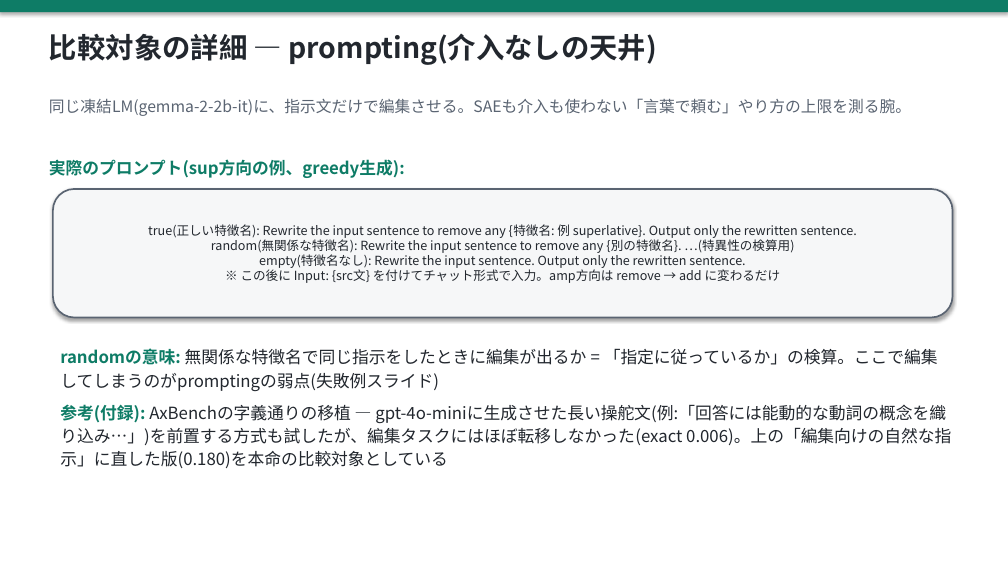
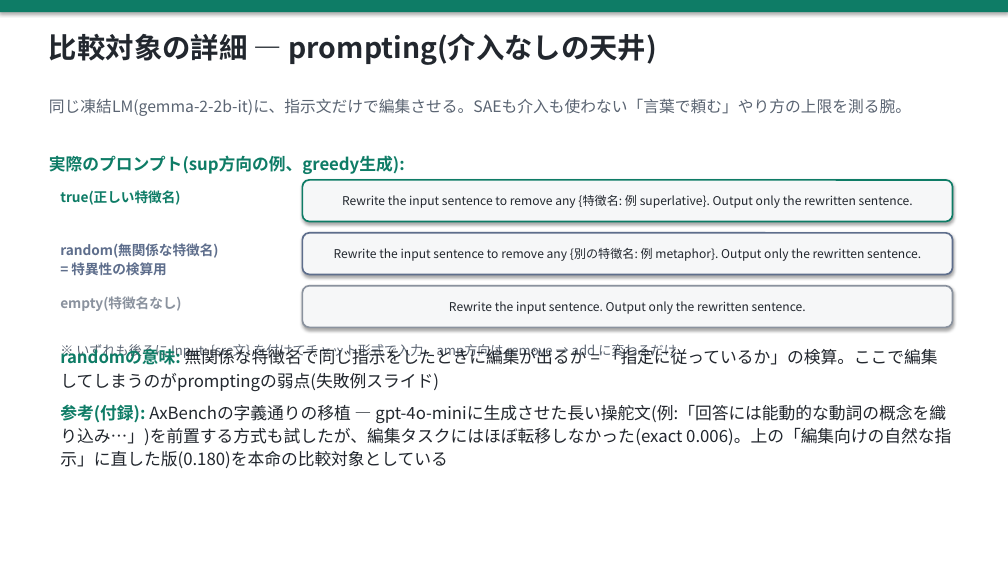
Before and after one commit to yohei-kobashi/SAE-LEWIS, a slide deck: slide 14 of slides/20260722_progress.pptx. Drawn at 1008x567 pixels with LibreOffice and Linux fonts; fonts in the diff are those of the drawing. Boxes give left, top, right and bottom in pixels: in the first picture for what was removed or moved away, otherwise in the second. Text is boxed around its words. In the diff, an @@ line names an element or a change of style, - is before the commit and + after.

Commit message:
prompting詳細スライド: true/random/emptyのプロンプトを1枠から3つの個別枠(色分けラベル付き)に分割、共通注記は下に独立

```diff
--- a/slides/20260722_progress.pptx
+++ b/slides/20260722_progress.pptx
@@ text "実際のプロンプト(sup方向の例、greedy生成):": place and size @@
-text "実際のプロンプト(sup方向の例、greedy生成):" at box(49, 159, 405, 178)
+text "実際のプロンプト(sup方向の例、greedy生成):" at box(49, 155, 405, 174)
@@ rounded rectangle removed at box(53, 189, 953, 318) @@
-true(正しい特徴名): Rewrite the input sentence to remove any {特徴名: 例 superlative}. Output only the rewritten sentence.
-random(無関係な特徴名): Rewrite the input sentence to remove any {別の特徴名}. …(特異性の検算用)
-empty(特徴名なし): Rewrite the input sentence. Output only the rewritten sentence.
-※ この後に Input: {src文} を付けてチャット形式で入力。amp方向は remove → add に変わるだけ
@@ text added at box(60, 190, 180, 205), 13 pt, text #0E7C66, bold @@
+true(正しい特徴名)
@@ rounded rectangle added at box(302, 180, 953, 222), fill #F6F7F8, outline #0E7C66 1.6 pt, 11.5 pt, text #22272E @@
+Rewrite the input sentence to remove any {特徴名: 例 superlative}. Output only the rewritten sentence.
@@ rounded rectangle added at box(302, 233, 953, 274), fill #F6F7F8, outline #5E6E8C 1.6 pt, 11.5 pt, text #22272E @@
+Rewrite the input sentence to remove any {別の特徴名: 例 metaphor}. Output only the rewritten sentence.
@@ text added at box(60, 243, 218, 275), 13 pt, text #5E6E8C, bold @@
+random(無関係な特徴名)
+= 特異性の検算用
@@ text added at box(60, 296, 181, 311), 13 pt, text #8A929E, bold @@
+empty(特徴名なし)
@@ rounded rectangle added at box(302, 286, 953, 327), fill #F6F7F8, outline #8A929E 1.6 pt, 11.5 pt, text #22272E @@
+Rewrite the input sentence. Output only the rewritten sentence.
@@ text added at box(76, 344, 677, 359), 12.5 pt, text #5A6472 @@
+※ いずれも後ろに Input: {src文} を付けてチャット形式で入力。amp方向は remove → add に変わるだけ
```
